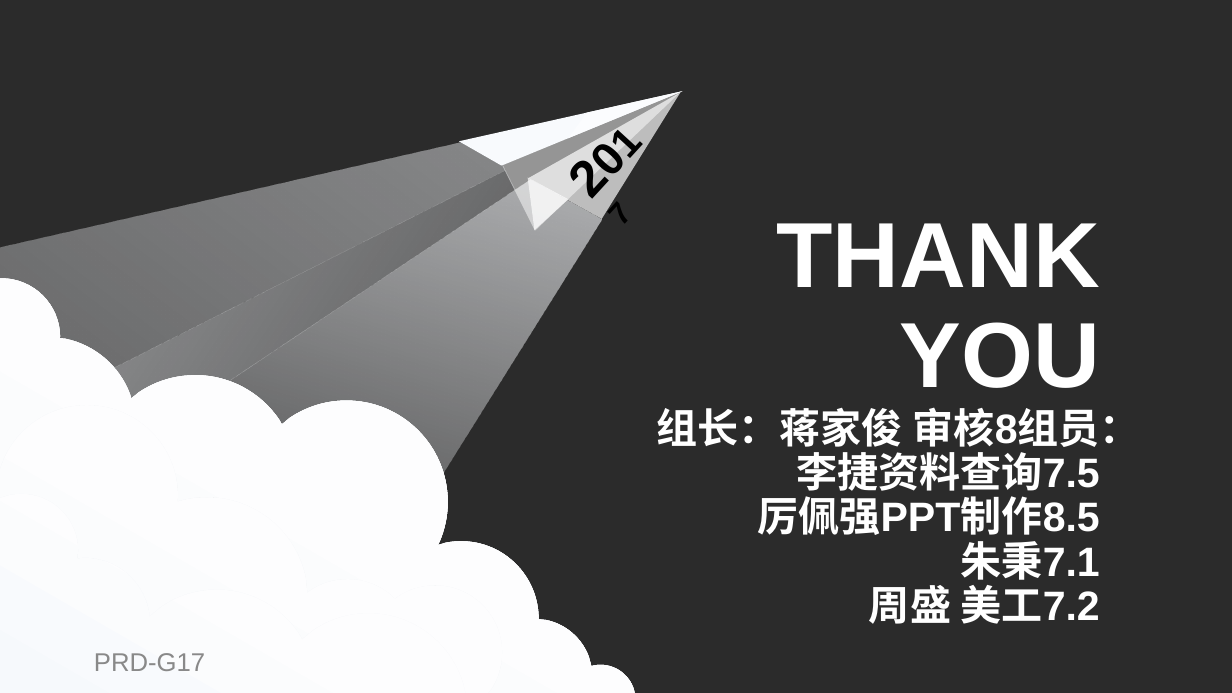
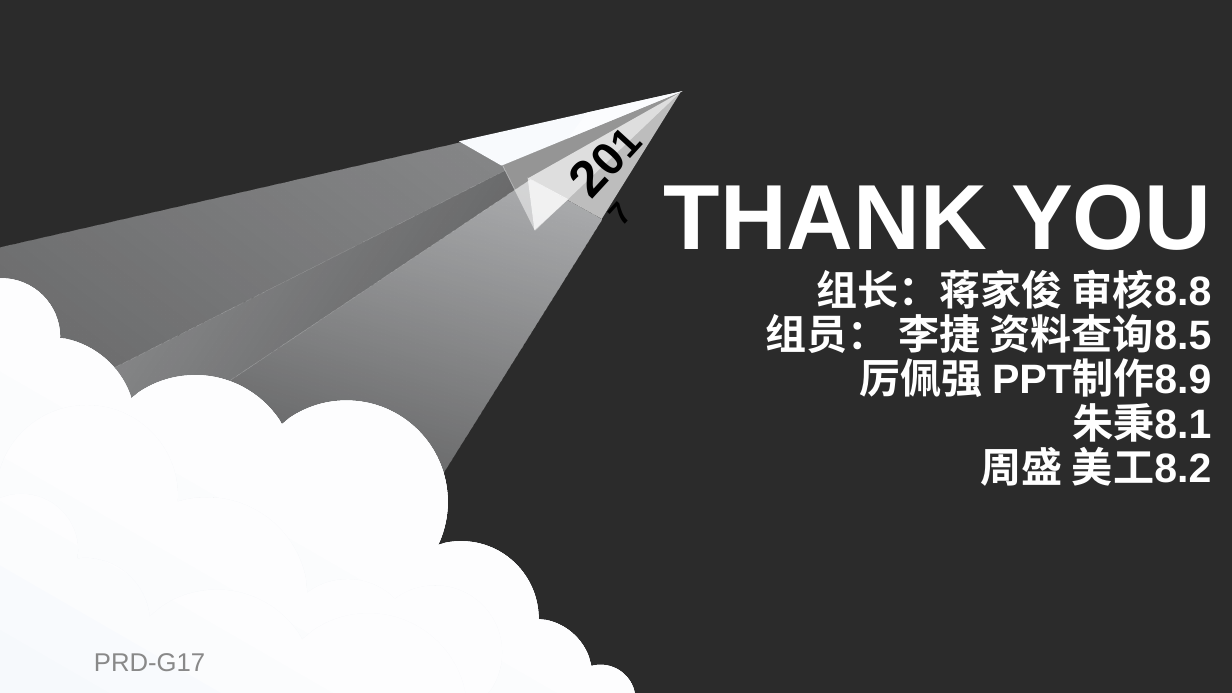
Before and after one commit to PRD-G17/PRD-G17-teamwork, a slide deck: slide 29 of UML答辩/Rational Rose 使用教程.pptx. Drawn at 1232x693 pixels with LibreOffice and Linux fonts; fonts in the diff are those of the drawing; background and template pictures are left out; a plain dark background stands for a picture behind light text. Boxes give left, top, right and bottom in pixels: in the first picture for what was removed or moved away, otherwise in the second. Text is boxed around its words. In the diff, an @@ line names an element or a change of style, - is before the commit and + after.

Commit message:
update

```diff
--- a/UML答辩/Rational Rose 使用教程.pptx
+++ b/UML答辩/Rational Rose 使用教程.pptx
@@ title at box(664, 184, 1212, 486): text changed @@
-THANK YOU
-组长：蒋家俊 审核8组员： 李捷资料查询7.5
-厉佩强PPT制作8.5
-朱秉7.1
-周盛 美工7.2
+THANK YOU
+组长：蒋家俊 审核8.8
+组员： 李捷 资料查询8.5
+厉佩强 PPT制作8.9
+朱秉8.1
+周盛 美工8.2
```
